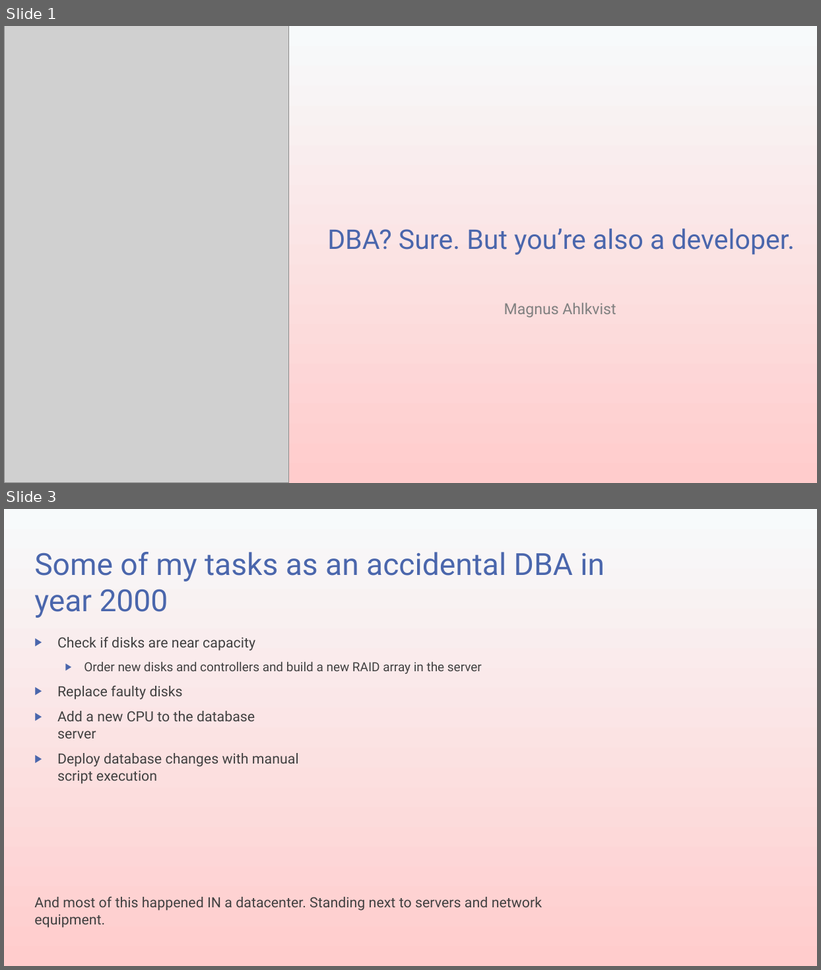
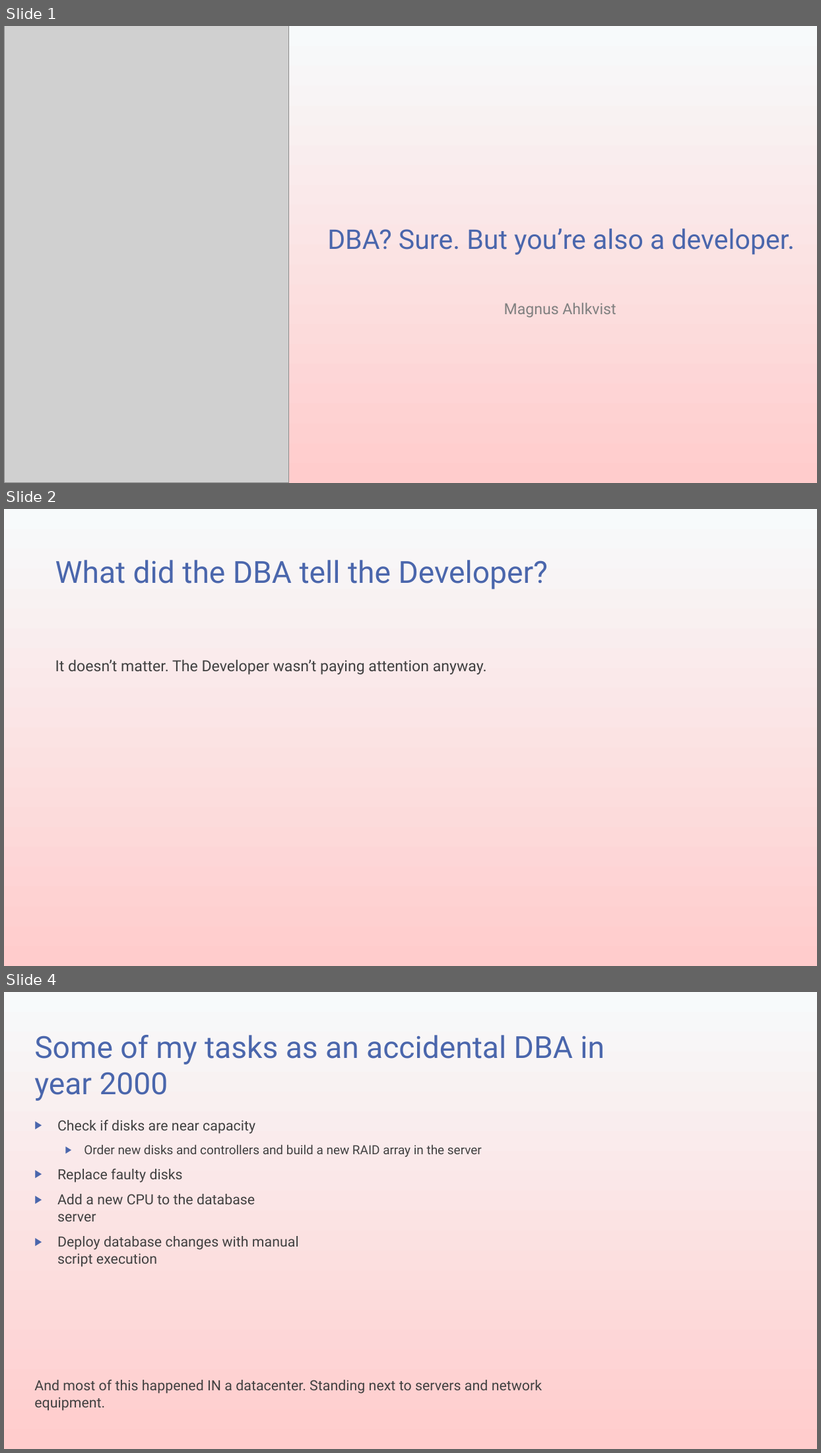
Before and after one commit to transmokopter/Presentations, a slide deck: dba-sure-but-youre-also-a-develoer/dba-sure-but-youre-also-a-develoer.pptx. Shown one above the other, each under a label of ours: slides 1 and 3 before the commit, slides 1, 2 and 4 after it; the slides between them are not shown. The pictures are 821x970 and 821x1453 pixels, drawn with LibreOffice and Linux fonts; fonts in the diff are those of the drawing; grey boxes stand for pictures; background and template pictures are left out. Boxes give left, top, right and bottom in pixels: in the first picture for what was removed or moved away, otherwise in the second. Text is boxed around its words. In the diff, an @@ line names an element or a change of style, - is before the commit and + after.

Commit message:
Changes to the DBA? presentation ppt

```diff
--- a/dba-sure-but-youre-also-a-develoer/dba-sure-but-youre-also-a-develoer.pptx
+++ b/dba-sure-but-youre-also-a-develoer/dba-sure-but-youre-also-a-develoer.pptx
@@ slide 2 added at box(4, 509, 817, 966), background gradient #F7FAFB to #FFCCCC @@
@@ title added at box(55, 560, 548, 590), 36 pt, text #4A66AC @@
+What did the DBA tell the Developer?
@@ text added at box(55, 659, 487, 675), 18 pt, text #404040 @@
+It doesn’t matter. The Developer wasn’t paying attention anyway.
@@ what was slide 3 is now slide 4 @@
```
Also in this commit, not shown: 1 other slide added, 1 slide removed.
